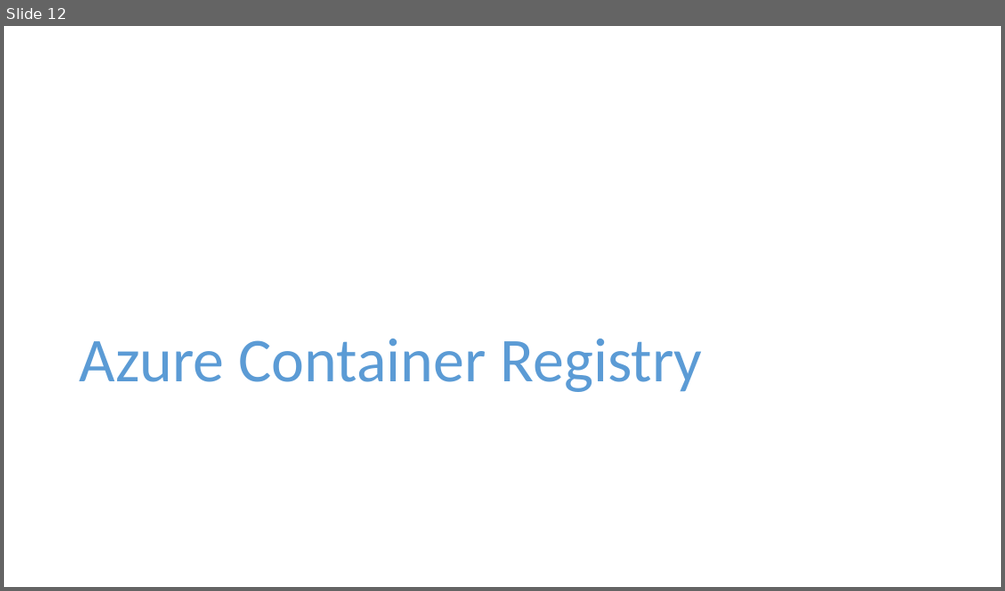
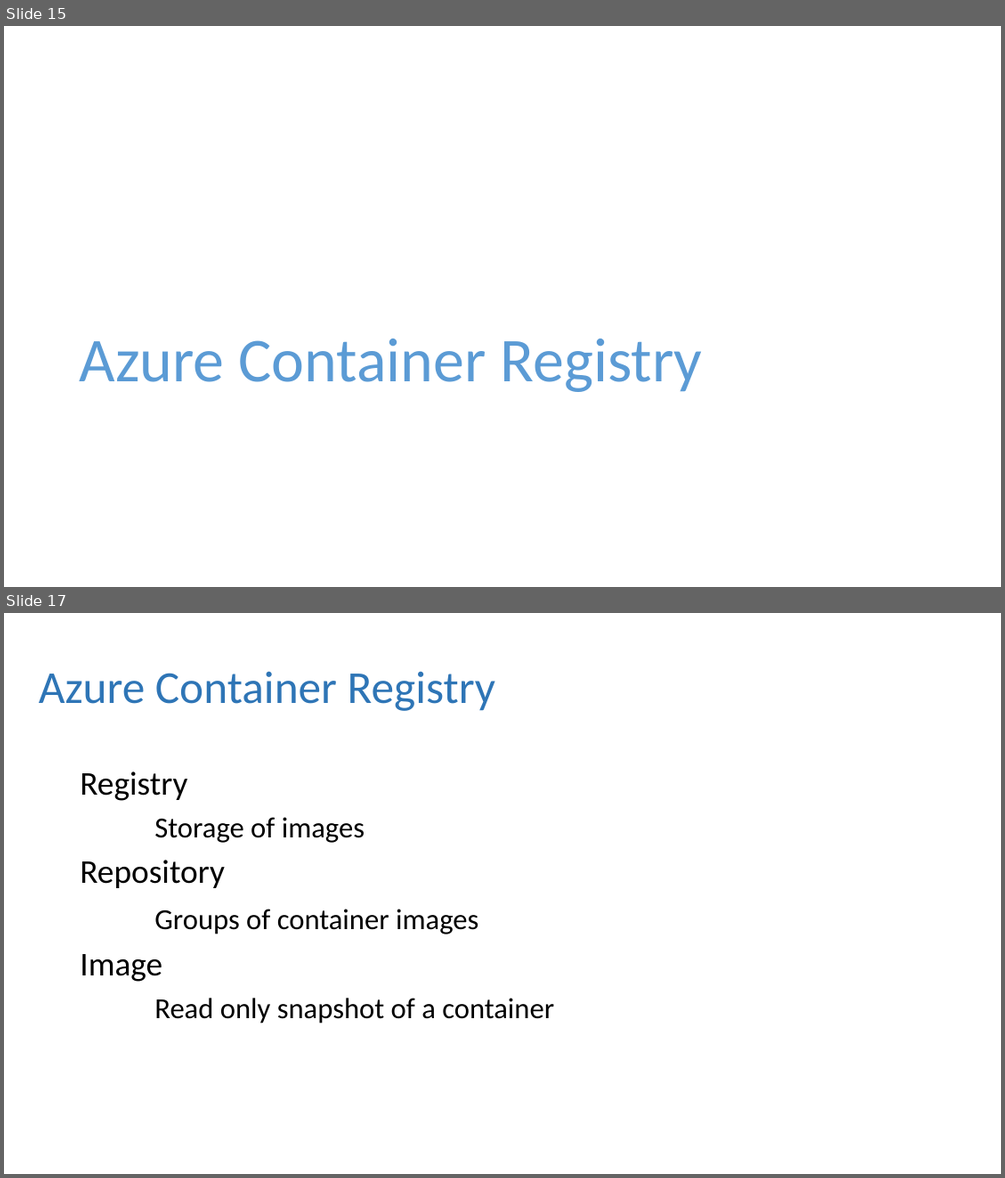
Before and after one commit to dbafromthecold/ContainersInTheCloud, a slide deck: ContainersInTheCloud.pptx. Shown one above the other, each under a label of ours: slide 12 before the commit, slides 15 and 17 after it; the slides between them are not shown. The pictures are 1005x591 and 1005x1178 pixels, drawn with LibreOffice and Linux fonts; fonts in the diff are those of the drawing; background and template pictures are left out. Boxes give left, top, right and bottom in pixels: in the first picture for what was removed or moved away, otherwise in the second. Text is boxed around its words. In the diff, an @@ line names an element or a change of style, - is before the commit and + after.

```diff
--- a/ContainersInTheCloud.pptx
+++ b/ContainersInTheCloud.pptx
@@ slide 17 added at box(4, 613, 1001, 1174), background picture (left out) @@
@@ title added at box(39, 671, 495, 711), 44 pt, text #2E75B6 @@
+Azure Container Registry
@@ text added at box(80, 771, 554, 1023), 28 pt, text #000000 @@
+Registry
+Storage of images
+Repository
+Groups of container images
+Image
+Read only snapshot of a container
@@ what was slide 12 is now slide 15 @@
```
Also in this commit, not shown: 1 slide changed, 12 other slides added, 6 slides removed, 3 other files.
